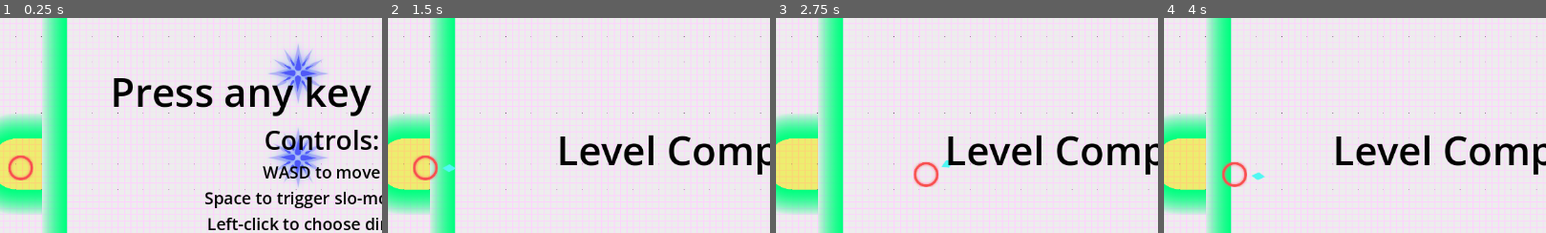
Above: before the commit, frames 1-4 (left to right).
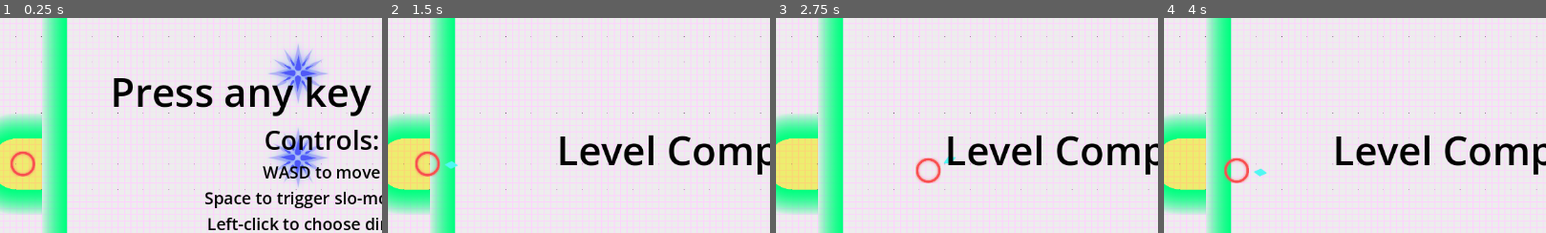
Above: after the commit, the same moments.

Repository: emrysshevek/DodgeDetective
Game: Godot game, scene res://scenes/test.tscn
The game is run twice, just before and just after one commit, with the same random seed, the same clock (stepped at 60 frames per second) and the same inputs.
Inputs (mouse positions are % of the whole screen's width and height, from its top left):
- Up to frame 1 (0.25 s): no input
- Up to frame 2 (1.5 s): tap Enter at 0.5 s; move the mouse to (72, 45) at 0.52 s; hold D (right) 0.53-1.28 s; tap Space (bullet_time) at 0.6 s; tap R (reset_debug) at 1.25 s; move the mouse to (30, 55) at 1.27 s; hold S (down) from 1.28 s (still down); click (30, 55) at 1.35 s
- Up to frame 3 (2.75 s): tap R (reset_debug) at 2 s; move the mouse to (60, 28) at 2.02 s; release S (down) at 2.03 s; hold D (right) from 2.03 s (still down); right-click (60, 28) at 2.1 s
- Up to frame 4 (4 s): move the mouse to (45, 70) at 2.77 s; release D (right) at 2.78 s; hold W (up) 2.78-3.53 s; tap Space (bullet_time) at 2.85 s; tap R (reset_debug) at 3.5 s; move the mouse to (80, 65) at 3.52 s; hold A (left) from 3.53 s (still down); click (80, 65) at 3.6 s
The pictures show only the part of the screen within x 8-58%, y 19-69%; the shares and areas given below are measured in that part.

The runs differ from the first frame. In frame 1, 0.5% of the frame differs, in the area x 2-10%, y 61-76%; in frame 2, 0.7%; in frame 3, 0.6%; in frame 4, 0.7%, in the area x 15-27%, y 64-79%.

Commit message:
unnecessary tweak

Diff:
--- a/scenes/test.tscn
+++ b/scenes/test.tscn
@@ -857,6 +857,6 @@
 rotation = 3.14159
 
 [node name="Player" parent="Entities" instance=ExtResource("1_xec6e")]
-position = Vector2(203, 585)
+position = Vector2(208.333, 575)
 
 [connection signal="body_exited" from="Area2D" to="." method="_on_body_exited_level_area"]
